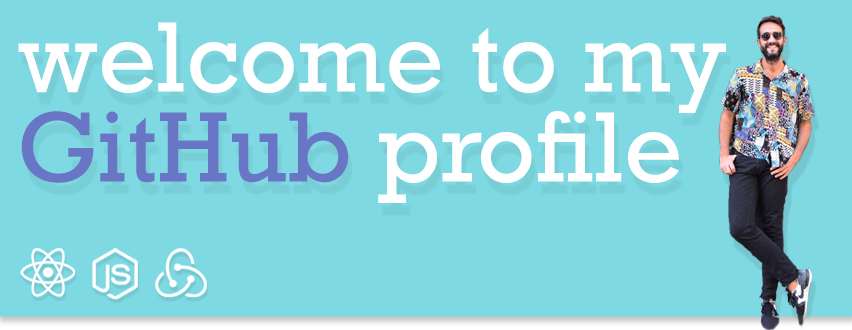
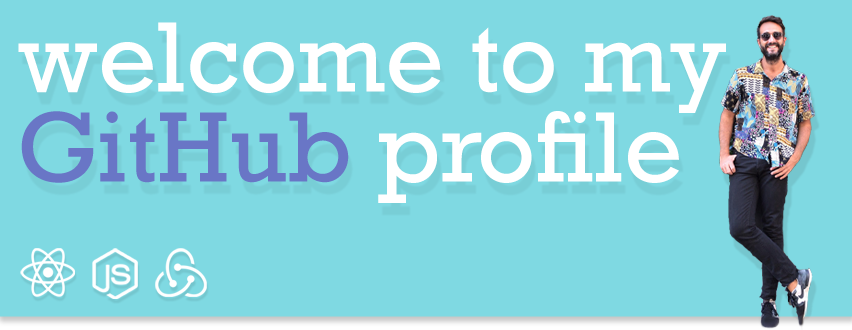
Revision of a layered 852 x 330 image; what changed, layer by layer:
painted on "Livello 2" over [759, 314, 777, 330]
